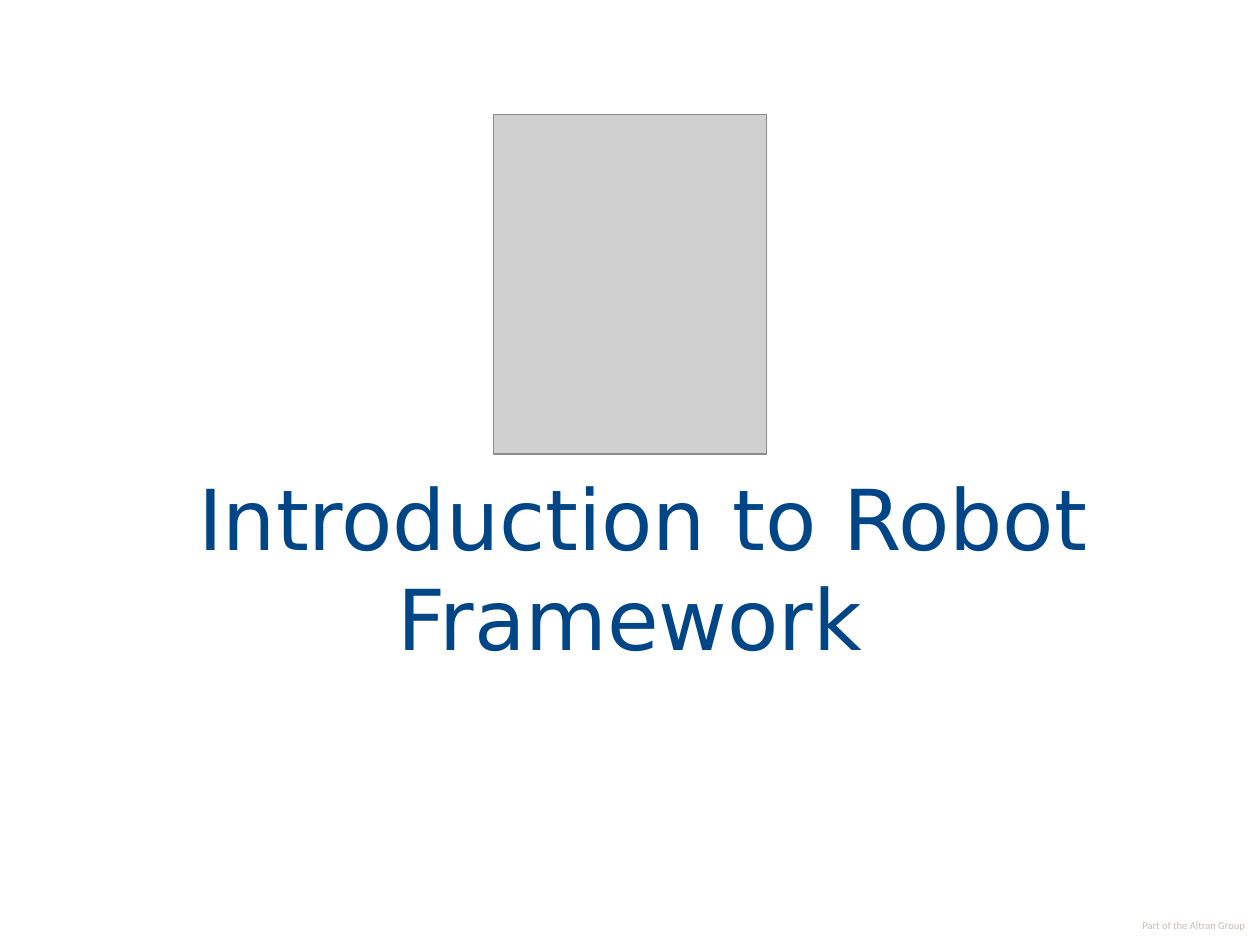
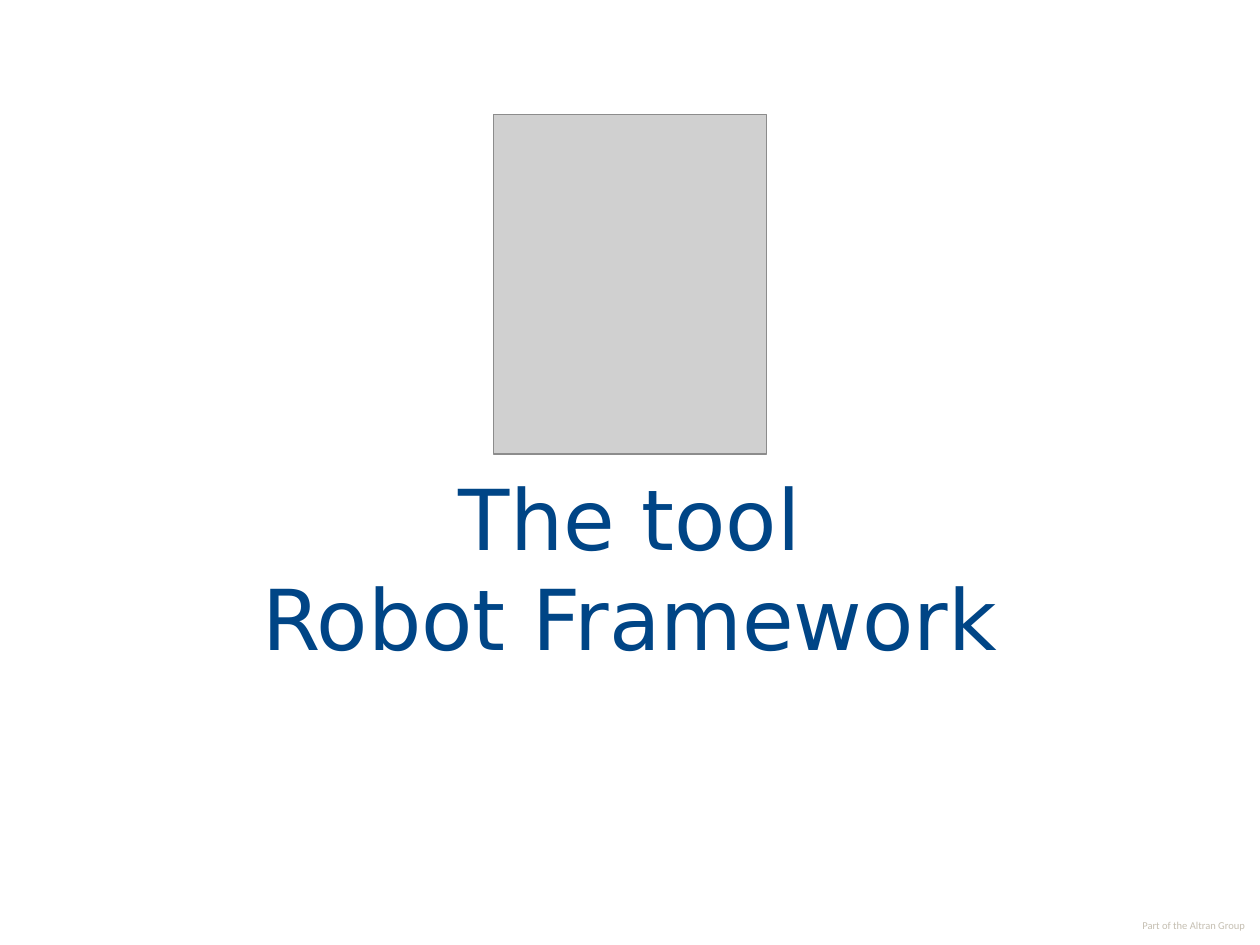
Before and after one commit to maartenvds/robot-framework-examples, a slide deck: slide 6 of documentation/P&B Robot Framework.odp (slide 5 before the commit). Drawn at 1260x945 pixels with LibreOffice and Linux fonts; fonts in the diff are those of the drawing; grey boxes stand for pictures; background and template pictures are left out. Boxes give left, top, right and bottom in pixels: in the first picture for what was removed or moved away, otherwise in the second. Text is boxed around its words. In the diff, an @@ line names an element or a change of style, - is before the commit and + after.

Commit message:
Presentation: finished introduction rework
modified bdd_login from selenium example a bit

```diff
--- a/documentation/P&B Robot Framework.odp
+++ b/documentation/P&B Robot Framework.odp
@@ title at <box>262,486,997,652</box>: text changed @@
-Introduction to Robot Framework
+The tool
+Robot Framework
```
Also in this commit, not shown: 8 other slides changed, 2 slides added, 1 slide removed, 4 other files.
